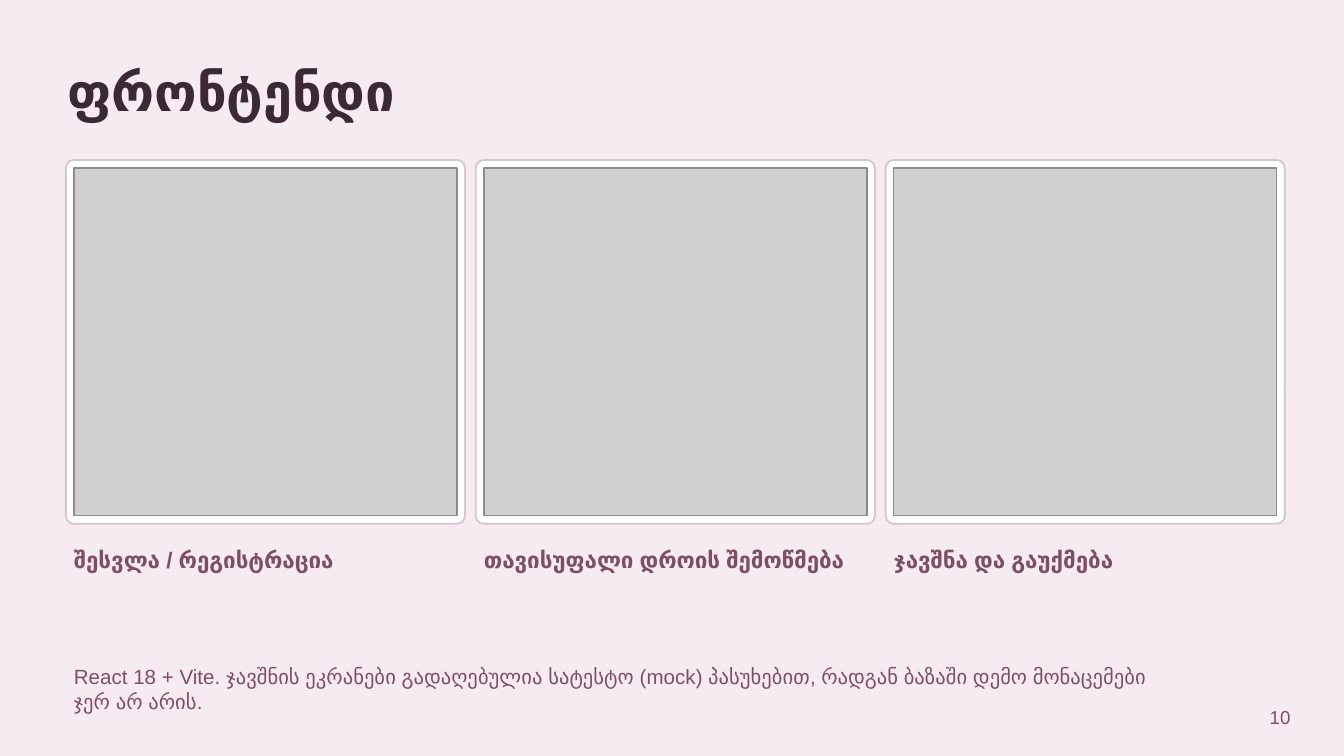
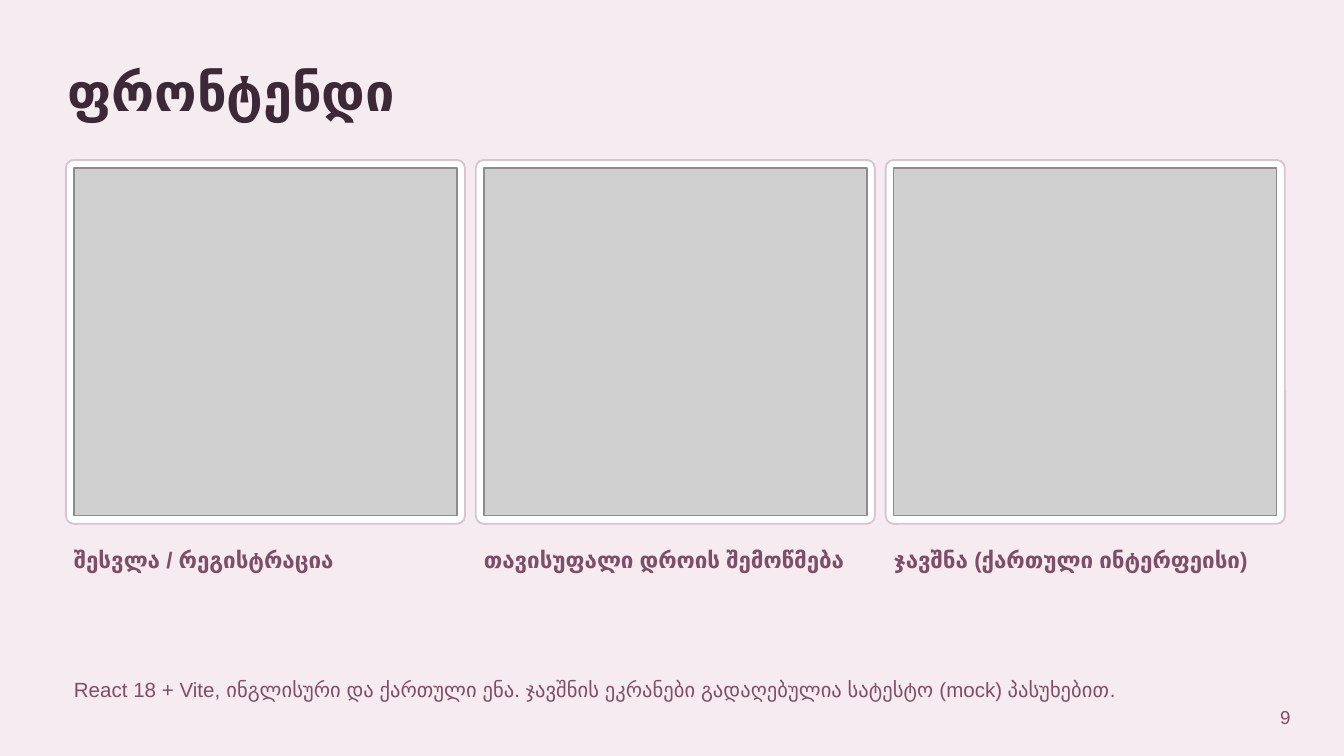
Before and after one commit to TamarGagnide/SalonBooking, a slide deck: slide 9 of docs/SalonBooking_presentation_ka.pptx (slide 10 before the commit). Drawn at 1344x756 pixels with LibreOffice and Linux fonts; fonts in the diff are those of the drawing; grey boxes stand for pictures. Boxes give left, top, right and bottom in pixels: in the first picture for what was removed or moved away, otherwise in the second. Text is boxed around its words. In the diff, an @@ line names an element or a change of style, - is before the commit and + after.

```diff
--- a/docs/SalonBooking_presentation_ka.pptx
+++ b/docs/SalonBooking_presentation_ka.pptx
@@ text at bbox=[894, 550, 1240, 573]: text changed @@
-ჯავშნა და გაუქმება
+ჯავშნა (ქართული ინტერფეისი)
@@ text at bbox=[74, 680, 1110, 702]: text changed @@
-React 18 + Vite. ჯავშნის ეკრანები გადაღებულია სატესტო (mock) პასუხებით, რადგან ბაზაში დემო მონაცემები ჯერ არ არის.
+React 18 + Vite, ინგლისური და ქართული ენა. ჯავშნის ეკრანები გადაღებულია სატესტო (mock) პასუხებით.
@@ page number at bbox=[1280, 711, 1290, 724]: text changed @@
-10
+9
```
Also in this commit, not shown: 6 other slides changed, 1 slide added, 3 slides removed.
